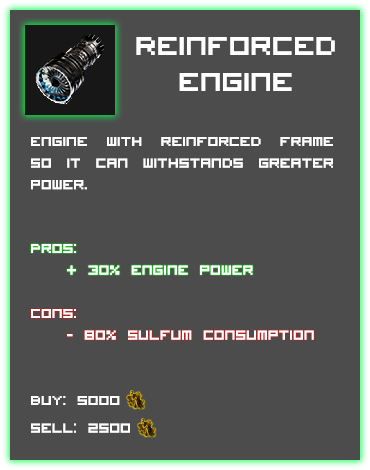
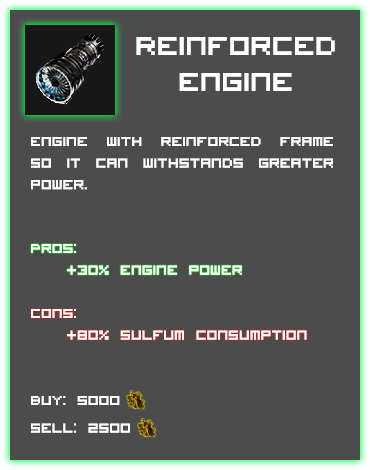
Layered file, before and after one edit (370px x 470px). Changes by layer:
renamed "Cons: - 80% sulfum consumption" to "Cons: +80% sulfum consumption", painted on it over bbox(69, 329, 314, 340)
renamed "Pros: + 30% engine power" to "Pros: +30% engine power", painted on it over bbox(76, 264, 253, 275)
